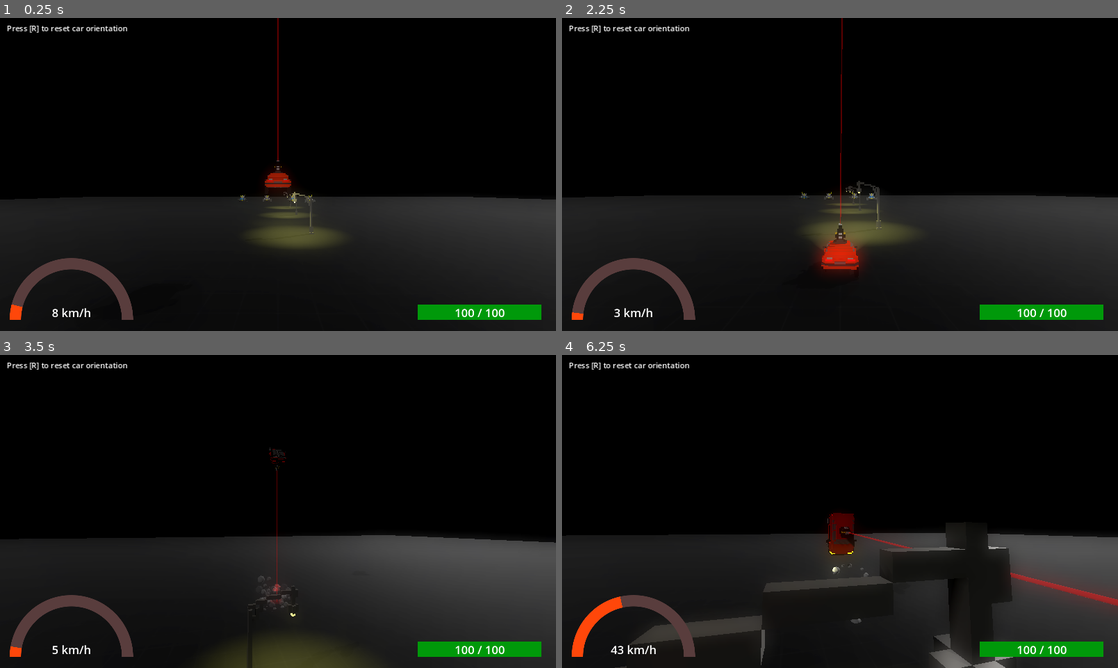
Above: before the commit, frames 1-4 (two rows, left to right).
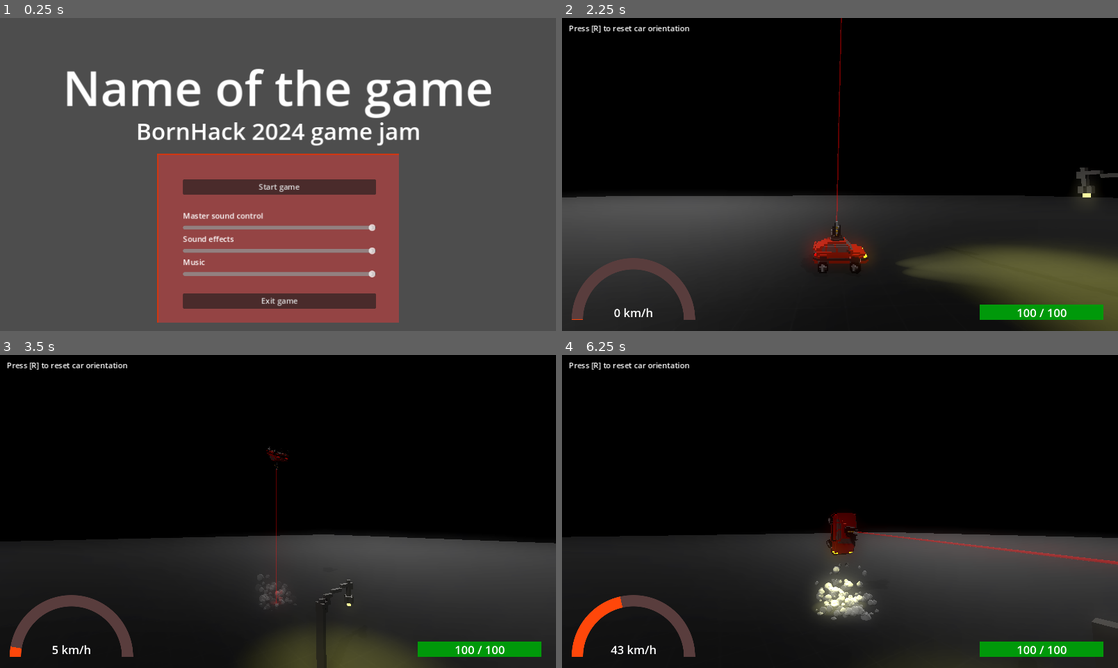
Above: after the commit, the same moments.

Repository: applejag/bornhack-2024-game
Game: Godot game, scene res://scenes/menu.tscn
Same seed, same stepped clock (60 frames per second), same inputs: the game is played once before the commit and once after it. Before the commit the project starts from res://scenes/main.tscn.
Inputs (mouse positions are in pixels of both pictures, inside the frame that each line leads up to):
- Up to frame 1 (0.25 s): no input
- Up to frame 2 (2.25 s): click (840, 187) at 0.5 s, where only the run after the commit has a clickable "Start game"; tap R (reset_car) at 1.25, 2 s; hold D (steer_right) 1.28-2.03 s; tap Ctrl (fire) at 1.35 s; tap Space (jump) at 1.52 s; hold S (move_back) from 2.03 s (still down); tap H (honk) at 2.1 s
- Up to frame 3 (3.5 s): tap Space (jump) at 2.27 s; tap R (reset_car) at 2.75 s; release S (move_back) at 2.78 s; hold D (steer_right) from 2.78 s (still down); tap Ctrl (fire) at 2.85 s
- Up to frame 4 (6.25 s): tap R (reset_car) at 3.5, 4.25, 5.75 s; release D (steer_right) at 3.53 s; hold W (move_forward) 3.53-4.28 s; tap H (honk) at 3.6, 5.85 s; tap Space (jump) at 3.77, 4.52, 6.02 s; hold A (steer_left) 4.28-5 s; tap Ctrl (fire) at 4.35 s; tap Escape (pause) at 4.9 s; click "Continue (Esc)" at 5 s; hold A (steer_left) from 5.78 s (still down)

The runs differ from the first frame. In frame 1, 98% of the frame differs, in the area x 0-100%, y 0-100%; in frame 2, 20%; in frame 3, 2.1%; in frame 4, 8.3%.

Commit message:
Start menu

Diff:
--- /dev/null
+++ b/default_bus_layout.tres
@@ -0,0 +1,15 @@
+[gd_resource type="AudioBusLayout" format=3 uid="uid://c3qpef1r8acso"]
+
+[resource]
+bus/1/name = &"Music"
+bus/1/solo = false
+bus/1/mute = false
+bus/1/bypass_fx = false
+bus/1/volume_db = 0.0
+bus/1/send = &"Master"
+bus/2/name = &"SFX"
+bus/2/solo = false
+bus/2/mute = false
+bus/2/bypass_fx = false
+bus/2/volume_db = 0.0
+bus/2/send = &"Master"
--- a/project.godot
+++ b/project.godot
@@ -11,7 +11,7 @@
 [application]
 
 config/name="Bornhack-game"
-run/main_scene="res://scenes/main.tscn"
+run/main_scene="res://scenes/menu.tscn"
 config/features=PackedStringArray("4.2", "Forward Plus")
 config/icon="res://icon.svg"
 
--- /dev/null
+++ b/scenes/Menu.gd
@@ -0,0 +1,36 @@
+extends Panel
+
+signal os_web()
+signal os_linux()
+signal os_macos()
+signal os_windows()
+
+signal start_game()
+
+@export var world: PackedScene = preload("res://scenes/world.tscn")
+
+func _ready():
+	match OS.get_name():
+		"Windows":
+			os_windows.emit()
+		"macOS":
+			os_macos.emit()
+		"Linux":
+			os_linux.emit()
+		"Web":
+			os_web.emit()
+
+func do_start_game():
+	start_game.emit()
+	var clone = world.instantiate()
+	get_tree().root.add_child(clone)
+
+func do_exit_game():
+	get_tree().root.propagate_notification(NOTIFICATION_WM_CLOSE_REQUEST)
+	get_tree().quit()
+
+func _on_button_start_button_down():
+	do_start_game()
+
+func _on_button_exit_button_down():
+	do_exit_game()
--- /dev/null
+++ b/scenes/SliderAudioBus.gd
@@ -0,0 +1,24 @@
+extends HSlider
+
+@export var bus_name: String = "Master"
+
+func _ready():
+	var sfx_index = AudioServer.get_bus_index(bus_name)
+	value = db_to_value(AudioServer.get_bus_volume_db(sfx_index))
+	print(bus_name, ": value set to 0-100: ", value)
+
+	connect("value_changed", _on_slider_value_changed)
+
+func _on_slider_value_changed(new_value: float) -> void:
+	var sfx_index = AudioServer.get_bus_index(bus_name)
+	AudioServer.set_bus_volume_db(sfx_index, value_to_db(new_value))
+	AudioServer.set_bus_mute(sfx_index, new_value == 0)
+	print(bus_name, ": value set to DB: ", value_to_db(new_value))
+
+## Converts from 0-100 value to dB's
+func value_to_db(val: float) -> float:
+	return lerp(-80, 0, val / 100)
+
+## Converts from dB's to 0-100 value
+func db_to_value(val: float) -> float:
+	return inverse_lerp(-80, 0, val) * 100
--- a/scenes/enemy_bullet.tscn
+++ b/scenes/enemy_bullet.tscn
@@ -89,6 +89,7 @@
 [node name="AudioStreamPlayer3D" type="AudioStreamPlayer3D" parent="."]
 stream = ExtResource("3_i241l")
 autoplay = true
+bus = &"SFX"
 doppler_tracking = 1
 
 [connection signal="body_entered" from="." to="." method="_on_body_entered"]
--- a/scenes/explosion.tscn
+++ b/scenes/explosion.tscn
@@ -43,5 +43,6 @@
 [node name="AudioStreamPlayer3D" type="AudioStreamPlayer3D" parent="."]
 stream = ExtResource("3_1tcrg")
 autoplay = true
+bus = &"SFX"
 
 [connection signal="body_entered" from="." to="DamageDealer" method="_on_body_entered"]
--- a/scenes/main.tscn
+++ b/scenes/main.tscn
@@ -1,83 +1,7 @@
-[gd_scene load_steps=5 format=3 uid="uid://d0f5u5nmflh7n"]
+[gd_scene load_steps=2 format=3 uid="uid://d0f5u5nmflh7n"]
 
-[ext_resource type="PackedScene" uid="uid://5x08nt4mer6g" path="res://scenes/world.tscn" id="1_qd7ld"]
-[ext_resource type="Script" path="res://scenes/PauseMenu.gd" id="2_4r3uo"]
-
-[sub_resource type="StyleBoxFlat" id="StyleBoxFlat_dtv1x"]
-bg_color = Color(1, 0.22, 0.22, 0.4)
-border_width_left = 2
-border_width_top = 2
-border_color = Color(0.82, 0.21648, 0.0656, 1)
-
-[sub_resource type="LabelSettings" id="LabelSettings_2dovh"]
-font_size = 48
+[ext_resource type="PackedScene" uid="uid://cnt3xe7mqjrei" path="res://scenes/menu.tscn" id="2_2qpu6"]
 
 [node name="main" type="Node"]
 
-[node name="world" parent="." instance=ExtResource("1_qd7ld")]
-process_mode = 1
-
-[node name="ui" type="Node" parent="."]
-
-[node name="Pause panel" type="Panel" parent="ui"]
-process_mode = 3
-visible = false
-anchors_preset = 8
-anchor_left = 0.5
-anchor_top = 0.5
-anchor_right = 0.5
-anchor_bottom = 0.5
-offset_left = -176.0
-offset_top = -174.0
-offset_right = 124.0
-offset_bottom = 226.0
-grow_horizontal = 2
-grow_vertical = 2
-pivot_offset = Vector2(150, 200)
-theme_override_styles/panel = SubResource("StyleBoxFlat_dtv1x")
-script = ExtResource("2_4r3uo")
-
-[node name="Label" type="Label" parent="ui/Pause panel"]
-layout_mode = 0
-offset_left = 57.0
-offset_top = 38.0
-offset_right = 243.0
-offset_bottom = 105.0
-text = "PAUSED"
-label_settings = SubResource("LabelSettings_2dovh")
-
-[node name="Button" type="Button" parent="ui/Pause panel"]
-layout_mode = 0
-offset_left = 90.0
-offset_top = 348.0
-offset_right = 211.0
-offset_bottom = 379.0
-text = "Continue (Esc)"
-
-[node name="VBoxContainer" type="VBoxContainer" parent="ui/Pause panel"]
-custom_minimum_size = Vector2(250, 200)
-layout_mode = 0
-offset_left = 26.0
-offset_top = 125.0
-offset_right = 276.0
-offset_bottom = 325.0
-
-[node name="SfxLabel" type="Label" parent="ui/Pause panel/VBoxContainer"]
-layout_mode = 2
-text = "Sfx"
-
-[node name="SfxSlider" type="HSlider" parent="ui/Pause panel/VBoxContainer"]
-custom_minimum_size = Vector2(200, 0)
-layout_mode = 2
-value = 100.0
-
-[node name="MusicLabel" type="Label" parent="ui/Pause panel/VBoxContainer"]
-layout_mode = 2
-text = "Music"
-
-[node name="MusicSlider" type="HSlider" parent="ui/Pause panel/VBoxContainer"]
-custom_minimum_size = Vector2(200, 0)
-layout_mode = 2
-value = 100.0
-
-[connection signal="button_down" from="ui/Pause panel/Button" to="ui/Pause panel" method="unpause"]
+[node name="menu" parent="." instance=ExtResource("2_2qpu6")]
--- /dev/null
+++ b/scenes/menu.tscn
@@ -0,0 +1,100 @@
+[gd_scene load_steps=6 format=3 uid="uid://cnt3xe7mqjrei"]
+
+[ext_resource type="Script" path="res://scenes/Menu.gd" id="1_v2wet"]
+[ext_resource type="PackedScene" uid="uid://cew2jxjmtnsg0" path="res://scenes/sound_settings.tscn" id="2_filpy"]
+
+[sub_resource type="LabelSettings" id="LabelSettings_k8f0u"]
+font_size = 100
+
+[sub_resource type="LabelSettings" id="LabelSettings_x6fvx"]
+font_size = 48
+
+[sub_resource type="StyleBoxFlat" id="StyleBoxFlat_mt17k"]
+bg_color = Color(1, 0.22, 0.22, 0.4)
+border_width_left = 2
+border_width_top = 2
+border_color = Color(0.82, 0.21648, 0.0656, 1)
+
+[node name="menu" type="Node"]
+
+[node name="LabelTitle" type="Label" parent="."]
+anchors_preset = 8
+anchor_left = 0.5
+anchor_top = 0.5
+anchor_right = 0.5
+anchor_bottom = 0.5
+offset_left = -446.0
+offset_top = -249.0
+offset_right = 447.0
+offset_bottom = -112.0
+grow_horizontal = 2
+grow_vertical = 2
+text = "Name of the game"
+label_settings = SubResource("LabelSettings_k8f0u")
+horizontal_alignment = 1
+
+[node name="LabelSubtitle" type="Label" parent="."]
+anchors_preset = 8
+anchor_left = 0.5
+anchor_top = 0.5
+anchor_right = 0.5
+anchor_bottom = 0.5
+offset_left = -293.0
+offset_top = -124.0
+offset_right = 294.0
+offset_bottom = -57.0
+grow_horizontal = 2
+grow_vertical = 2
+text = "BornHack 2024 game jam"
+label_settings = SubResource("LabelSettings_x6fvx")
+horizontal_alignment = 1
+
+[node name="Menu panel" type="Panel" parent="."]
+process_mode = 3
+anchors_preset = 8
+anchor_left = 0.5
+anchor_top = 0.5
+anchor_right = 0.5
+anchor_bottom = 0.5
+offset_left = -250.0
+offset_top = -43.0
+offset_right = 250.0
+offset_bottom = 307.0
+grow_horizontal = 2
+grow_vertical = 2
+pivot_offset = Vector2(250, 150)
+theme_override_styles/panel = SubResource("StyleBoxFlat_mt17k")
+script = ExtResource("1_v2wet")
+
+[node name="VBoxContainer" type="VBoxContainer" parent="Menu panel"]
+custom_minimum_size = Vector2(400, 250)
+layout_mode = 0
+offset_left = 53.0
+offset_top = 53.0
+offset_right = 453.0
+offset_bottom = 93.0
+alignment = 1
+
+[node name="ButtonStart" type="Button" parent="Menu panel/VBoxContainer"]
+layout_mode = 2
+text = "Start game"
+
+[node name="Control" type="Control" parent="Menu panel/VBoxContainer"]
+custom_minimum_size = Vector2(0, 24)
+layout_mode = 2
+
+[node name="SoundSettings" parent="Menu panel/VBoxContainer" instance=ExtResource("2_filpy")]
+layout_mode = 2
+
+[node name="Control2" type="Control" parent="Menu panel/VBoxContainer"]
+custom_minimum_size = Vector2(0, 24)
+layout_mode = 2
+
+[node name="ButtonExit" type="Button" parent="Menu panel/VBoxContainer"]
+layout_mode = 2
+text = "Exit game"
+
+[connection signal="os_web" from="Menu panel" to="Menu panel/VBoxContainer/ButtonExit" method="queue_free"]
+[connection signal="start_game" from="Menu panel" to="." method="queue_free"]
+[connection signal="button_down" from="Menu panel/VBoxContainer/ButtonStart" to="Menu panel" method="_on_button_start_button_down"]
+[connection signal="button_down" from="Menu panel/VBoxContainer/ButtonExit" to="Menu panel" method="_on_button_exit_button_down"]
--- /dev/null
+++ b/scenes/pause_panel.tscn
@@ -0,0 +1,58 @@
+[gd_scene load_steps=5 format=3 uid="uid://q7fan4nmgaf"]
+
+[ext_resource type="Script" path="res://scenes/PauseMenu.gd" id="1_1qios"]
+[ext_resource type="PackedScene" uid="uid://cew2jxjmtnsg0" path="res://scenes/sound_settings.tscn" id="2_ydquv"]
+
+[sub_resource type="StyleBoxFlat" id="StyleBoxFlat_dtv1x"]
+bg_color = Color(1, 0.22, 0.22, 0.4)
+border_width_left = 2
+border_width_top = 2
+border_color = Color(0.82, 0.21648, 0.0656, 1)
+
+[sub_resource type="LabelSettings" id="LabelSettings_2dovh"]
+font_size = 48
+
+[node name="Pause panel" type="Panel"]
+process_mode = 3
+visible = false
+anchors_preset = 8
+anchor_left = 0.5
+anchor_top = 0.5
+anchor_right = 0.5
+anchor_bottom = 0.5
+offset_left = -176.0
+offset_top = -174.0
+offset_right = 124.0
+offset_bottom = 226.0
+grow_horizontal = 2
+grow_vertical = 2
+pivot_offset = Vector2(150, 200)
+theme_override_styles/panel = SubResource("StyleBoxFlat_dtv1x")
+script = ExtResource("1_1qios")
+
+[node name="Label" type="Label" parent="."]
+layout_mode = 0
+offset_left = 57.0
+offset_top = 38.0
+offset_right = 243.0
+offset_bottom = 105.0
+text = "PAUSED"
+label_settings = SubResource("LabelSettings_2dovh")
+
+[node name="Button" type="Button" parent="."]
+layout_mode = 0
+offset_left = 90.0
+offset_top = 348.0
+offset_right = 211.0
+offset_bottom = 379.0
+text = "Continue (Esc)"
+
+[node name="SoundSettings" parent="." instance=ExtResource("2_ydquv")]
+custom_minimum_size = Vector2(250, 0)
+layout_mode = 0
+offset_left = 27.0
+offset_top = 125.0
+offset_right = 277.0
+offset_bottom = 262.0
+
+[connection signal="button_down" from="Button" to="." method="unpause"]
--- a/scenes/player.tscn
+++ b/scenes/player.tscn
@@ -439,26 +439,32 @@
 [node name="AudioHonk" type="AudioStreamPlayer3D" parent="."]
 transform = Transform3D(1, 0, 0, 0, 1, 0, 0, 0, 1, 0, 0.196337, -0.682501)
 stream = ExtResource("7_dla27")
+bus = &"SFX"
 
 [node name="AudioJump" type="AudioStreamPlayer3D" parent="."]
 transform = Transform3D(1, 0, 0, 0, 1, 0, 0, 0, 1, 0, 0.196337, -0.682501)
 stream = ExtResource("8_km47p")
+bus = &"SFX"
 
 [node name="AudioJumpLand" type="AudioStreamPlayer3D" parent="."]
 transform = Transform3D(1, 0, 0, 0, 1, 0, 0, 0, 1, 0, 0.196337, -0.682501)
 stream = ExtResource("9_ep7hg")
+bus = &"SFX"
 
 [node name="AudioShoot" type="AudioStreamPlayer3D" parent="."]
 transform = Transform3D(1, 0, 0, 0, 1, 0, 0, 0, 1, 0, 0.196337, -0.682501)
 stream = ExtResource("10_1e0kq")
+bus = &"SFX"
 
 [node name="AudioHurt" type="AudioStreamPlayer3D" parent="."]
 transform = Transform3D(1, 0, 0, 0, 1, 0, 0, 0, 1, 0, 0.196337, -0.682501)
 stream = ExtResource("11_kb7e0")
+bus = &"SFX"
 
 [node name="AudioLose" type="AudioStreamPlayer3D" parent="."]
 transform = Transform3D(1, 0, 0, 0, 1, 0, 0, 0, 1, 0, 0.196337, -0.682501)
 stream = ExtResource("11_kb7e0")
+bus = &"SFX"
 
 [node name="AudioListener3D" type="AudioListener3D" parent="."]
 current = true
--- /dev/null
+++ b/scenes/sound_settings.tscn
@@ -0,0 +1,37 @@
+[gd_scene load_steps=2 format=3 uid="uid://cew2jxjmtnsg0"]
+
+[ext_resource type="Script" path="res://scenes/SliderAudioBus.gd" id="2_ru1jy"]
+
+[node name="SoundSettings" type="VBoxContainer"]
+
+[node name="LabelMaster" type="Label" parent="."]
+layout_mode = 2
+text = "Master sound control"
+
+[node name="SliderMaster" type="HSlider" parent="."]
+custom_minimum_size = Vector2(200, 0)
+layout_mode = 2
+value = 100.0
+script = ExtResource("2_ru1jy")
+
+[node name="LabelSfx" type="Label" parent="."]
+layout_mode = 2
+text = "Sound effects"
+
+[node name="SliderSfx" type="HSlider" parent="."]
+custom_minimum_size = Vector2(200, 0)
+layout_mode = 2
+value = 100.0
+script = ExtResource("2_ru1jy")
+bus_name = "SFX"
+
+[node name="LabelMusic" type="Label" parent="."]
+layout_mode = 2
+text = "Music"
+
+[node name="SliderMusic" type="HSlider" parent="."]
+custom_minimum_size = Vector2(200, 0)
+layout_mode = 2
+value = 100.0
+script = ExtResource("2_ru1jy")
+bus_name = "Music"
--- a/scenes/tank.gd
+++ b/scenes/tank.gd
@@ -7,7 +7,7 @@
 @export var acceleration: float = 5
 @export var rotation_speed: float = 5
 
-@onready var player = get_node("/root/main/world/Player")
+@onready var player = get_node("/root/world/Player")
 
 # Get the gravity from the project settings to be synced with RigidBody nodes.
 var gravity = ProjectSettings.get_setting("physics/3d/default_gravity")
--- a/scenes/tank1.tscn
+++ b/scenes/tank1.tscn
@@ -65,6 +65,7 @@
 
 [node name="AudioShoot" type="AudioStreamPlayer3D" parent="."]
 stream = ExtResource("7_xlorn")
+bus = &"SFX"
 
 [connection signal="health_depleted" from="Health" to="." method="_on_death"]
 [connection signal="out_of_bounds" from="OutOfBoundTrigger" to="." method="_on_death"]
--- a/scenes/world.tscn
+++ b/scenes/world.tscn
@@ -13,6 +13,7 @@
 [ext_resource type="Script" path="res://scenes/EnemyShootingThrottle.gd" id="9_15sbo"]
 [ext_resource type="PackedScene" uid="uid://b64x676dtfy43" path="res://scenes/bullet.tscn" id="12_lw621"]
 [ext_resource type="AudioStream" uid="uid://dljrjv3xv684k" path="res://sounds/Funny Bit (Slower Version).ogg" id="13_7mm7h"]
+[ext_resource type="PackedScene" uid="uid://q7fan4nmgaf" path="res://scenes/pause_panel.tscn" id="14_mekm1"]
 
 [sub_resource type="PlaneMesh" id="PlaneMesh_23hjl"]
 
@@ -192,6 +193,9 @@
 stream = ExtResource("13_7mm7h")
 volume_db = -10.0
 autoplay = true
+bus = &"Music"
+
+[node name="Pause panel" parent="." instance=ExtResource("14_mekm1")]
 
 [connection signal="health_changed" from="Player" to="Health meter" method="_on_player_health_changed"]
 [connection signal="timeout" from="EnemyShootingThrottle/Timer" to="EnemyShootingThrottle" method="_on_timer_timeout"]
Not shown: 1 places in scenes/world.tscn that only renumber resources
